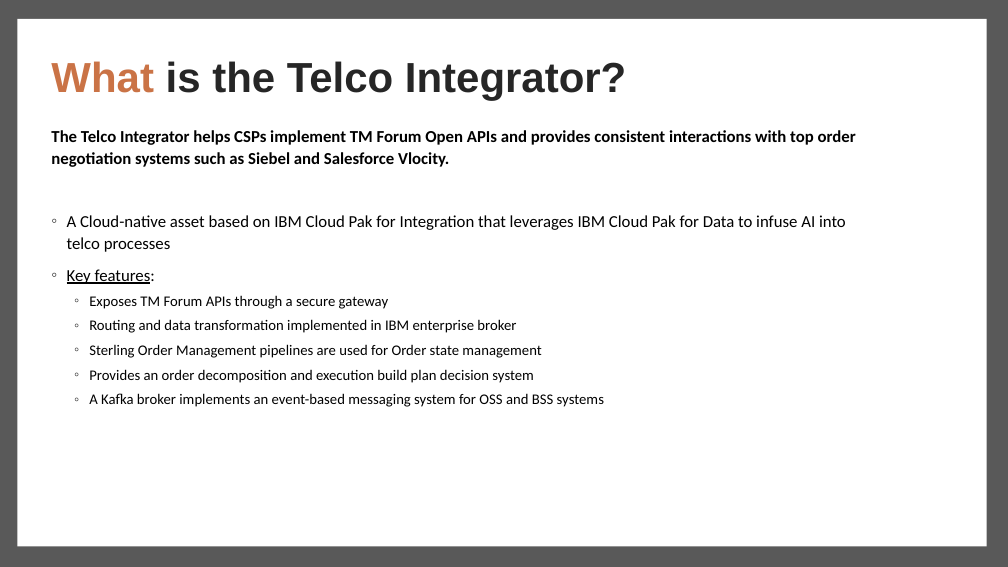
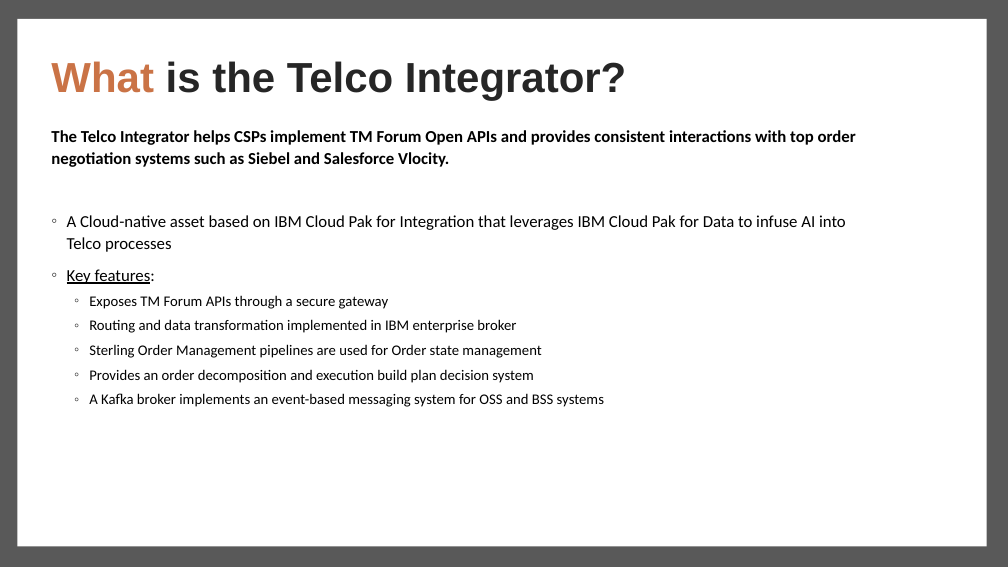
Before and after one commit to IBM/telco-integrator, a slide deck: slide 3 of Business/Telco Integrator - Business Case.pptx. Drawn at 1008x567 pixels with LibreOffice and Linux fonts; fonts in the diff are those of the drawing. Boxes give left, top, right and bottom in pixels: in the first picture for what was removed or moved away, otherwise in the second. Text is boxed around its words. In the diff, an @@ line names an element or a change of style, - is before the commit and + after.

Commit message:
Updated client documentation
Updated external asset documentation and client presentation.

```diff
--- a/Business/Telco Integrator - Business Case.pptx
+++ b/Business/Telco Integrator - Business Case.pptx
@@ text at <box>67,215,846,252</box>: text changed @@
-◦ A Cloud-native asset based on IBM Cloud Pak for Integration that leverages IBM Cloud Pak for Data to infuse AI into telco processes
+◦ A Cloud-native asset based on IBM Cloud Pak for Integration that leverages IBM Cloud Pak for Data to infuse AI into Telco processes
```
Also in this commit, not shown: 7 other files.
